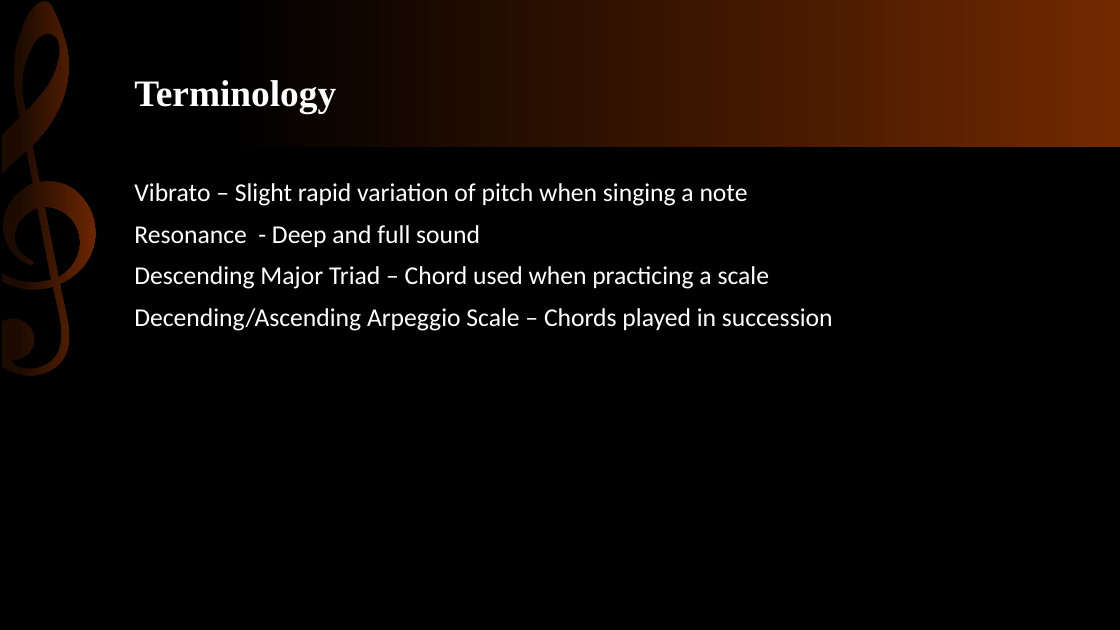
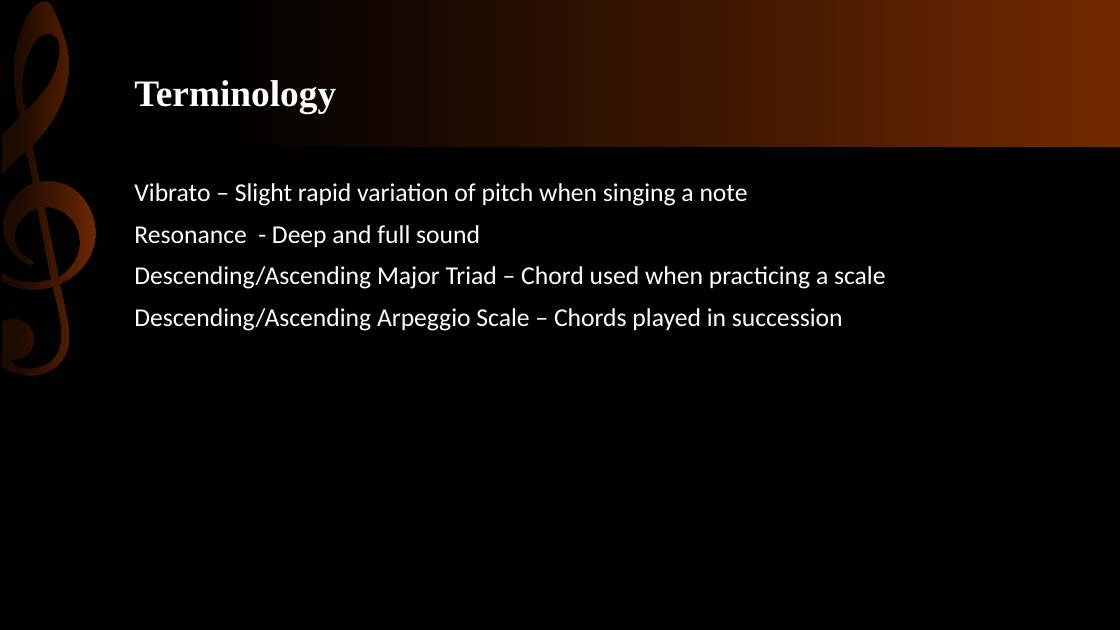
Before and after one commit to KnowledgeMavens/Science-Tech, a slide deck: slide 5 of Singing Basics 02-03-18/SInging Basics.pptx. Drawn at 1120x630 pixels with LibreOffice and Linux fonts; fonts in the diff are those of the drawing. Boxes give left, top, right and bottom in pixels: in the first picture for what was removed or moved away, otherwise in the second. Text is boxed around its words. In the diff, an @@ line names an element or a change of style, - is before the commit and + after.

```diff
--- a/Singing Basics 02-03-18/SInging Basics.pptx
+++ b/Singing Basics 02-03-18/SInging Basics.pptx
@@ text at [134, 266, 886, 331]: text changed @@
-Descending Major Triad – Chord used when practicing a scale
-Decending/Ascending Arpeggio Scale – Chords played in succession
+Descending/Ascending Major Triad – Chord used when practicing a scale
+Descending/Ascending Arpeggio Scale – Chords played in succession
```
Also in this commit, not shown: 6 other slides changed, 1 slide added, 1 other file.
